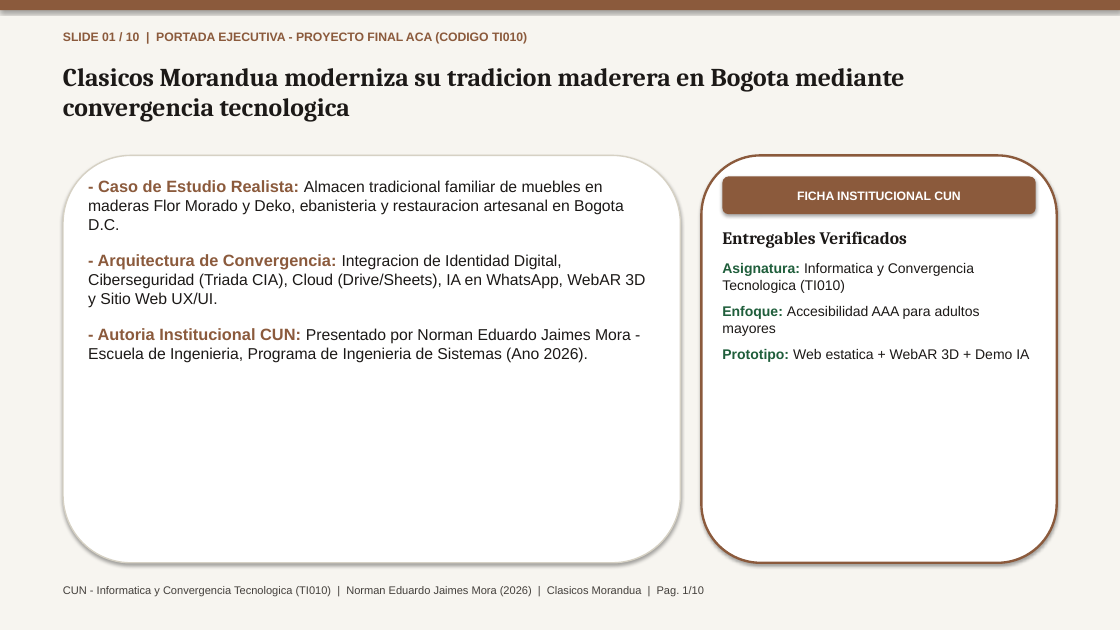
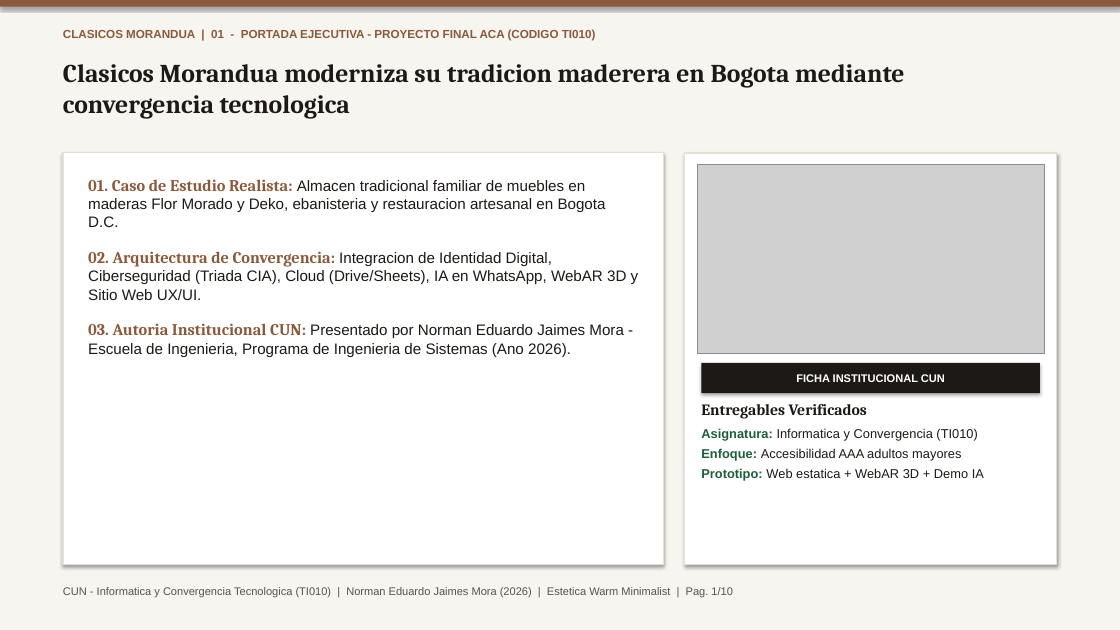
Before and after one commit to TheNormanJames/CUN-Informatica-y-convergencia, a slide deck: slide 1 of docs/ProyectoFinal_Norman_Jaimes.pptx. Drawn at 1120x630 pixels with LibreOffice and Linux fonts; fonts in the diff are those of the drawing; grey boxes stand for pictures. Boxes give left, top, right and bottom in pixels: in the first picture for what was removed or moved away, otherwise in the second. Text is boxed around its words. In the diff, an @@ line names an element or a change of style, - is before the commit and + after.

```diff
--- a/docs/ProyectoFinal_Norman_Jaimes.pptx
+++ b/docs/ProyectoFinal_Norman_Jaimes.pptx
@@ text at (x1=63, y1=29, x2=596, y2=41): text changed; size 10.5 to 10 pt @@
-SLIDE 01 / 10 | PORTADA EJECUTIVA - PROYECTO FINAL ACA (CODIGO TI010)
+CLASICOS MORANDUA | 01 - PORTADA EJECUTIVA - PROYECTO FINAL ACA (CODIGO TI010)
@@ text "Clasicos Morandua moderniza su tradicion ..." moved from (x1=63, y1=68, x2=905, y2=122) to (x1=63, y1=64, x2=905, y2=119) @@
@@ rectangle resized from (x1=63, y1=155, x2=681, y2=563) to (x1=63, y1=153, x2=664, y2=565) @@
@@ rectangle at (x1=63, y1=153, x2=664, y2=565): rounded rectangle to rectangle; outline #D6D1C4 1.2 pt to #E5E0D5 1 pt @@
@@ text at (x1=88, y1=179, x2=639, y2=357): text changed; size 13.5 to 13 pt @@
-- Caso de Estudio Realista: Almacen tradicional familiar de muebles en maderas Flor Morado y Deko, ebanisteria y restauracion artesanal en Bogota D.C.
-- Arquitectura de Convergencia: Integracion de Identidad Digital, Ciberseguridad (Triada CIA), Cloud (Drive/Sheets), IA en WhatsApp, WebAR 3D y Sitio Web UX/UI.
-- Autoria Institucional CUN: Presentado por Norman Eduardo Jaimes Mora - Escuela de Ingenieria, Programa de Ingenieria de Sistemas (Ano 2026).
+01. Caso de Estudio Realista: Almacen tradicional familiar de muebles en maderas Flor Morado y Deko, ebanisteria y restauracion artesanal en Bogota D.C.
+02. Arquitectura de Convergencia: Integracion de Identidad Digital, Ciberseguridad (Triada CIA), Cloud (Drive/Sheets), IA en WhatsApp, WebAR 3D y Sitio Web UX/UI.
+03. Autoria Institucional CUN: Presentado por Norman Eduardo Jaimes Mora - Escuela de Ingenieria, Programa de Ingenieria de Sistemas (Ano 2026).
@@ rectangle resized from (x1=702, y1=155, x2=1057, y2=563) to (x1=685, y1=153, x2=1057, y2=565) @@
@@ rectangle at (x1=685, y1=153, x2=1057, y2=565): rounded rectangle to rectangle; outline #8B5A3C 2 pt to #E5E0D5 1.2 pt @@
@@ picture added at (x1=697, y1=165, x2=1044, y2=354) @@
@@ rectangle "FICHA INSTITUCIONAL CUN" resized from (x1=723, y1=176, x2=1036, y2=214) to (x1=702, y1=363, x2=1040, y2=393) @@
@@ rectangle "FICHA INSTITUCIONAL CUN" at (x1=702, y1=363, x2=1040, y2=393): size 10.5 to 9.5 pt; rounded rectangle to rectangle; fill #8B5A3C to #1C1917 @@
@@ text at (x1=701, y1=404, x2=984, y2=481): size 15 to 13.5 pt in "Entregables Verificados"; size 12 to 11 pt in "Prototipo: Web estatica + WebAR 3D + ..."; less space between paragraphs @@
@@ text "Entregables Verificados" moved from (x1=722, y1=231, x2=1029, y2=362) to (x1=701, y1=404, x2=984, y2=481) @@
@@ text at (x1=701, y1=428, x2=977, y2=461): text changed; size 12 to 11 pt @@
-Asignatura: Informatica y Convergencia Tecnologica (TI010)
-Enfoque: Accesibilidad AAA para adultos mayores
+Asignatura: Informatica y Convergencia (TI010)
+Enfoque: Accesibilidad AAA adultos mayores
@@ text at (x1=63, y1=587, x2=733, y2=598): text changed; text colour #44403C to #57534E @@
-CUN - Informatica y Convergencia Tecnologica (TI010) | Norman Eduardo Jaimes Mora (2026) | Clasicos Morandua | Pag. 1/10
+CUN - Informatica y Convergencia Tecnologica (TI010) | Norman Eduardo Jaimes Mora (2026) | Estetica Warm Minimalist | Pag. 1/10
```
Also in this commit, not shown: 9 other slides changed, 25 other files.
